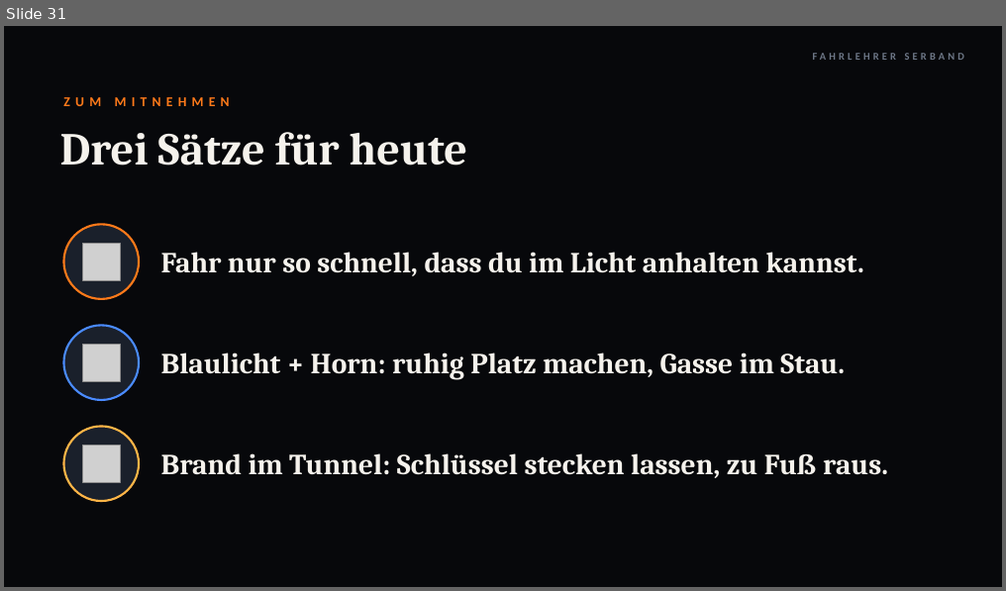
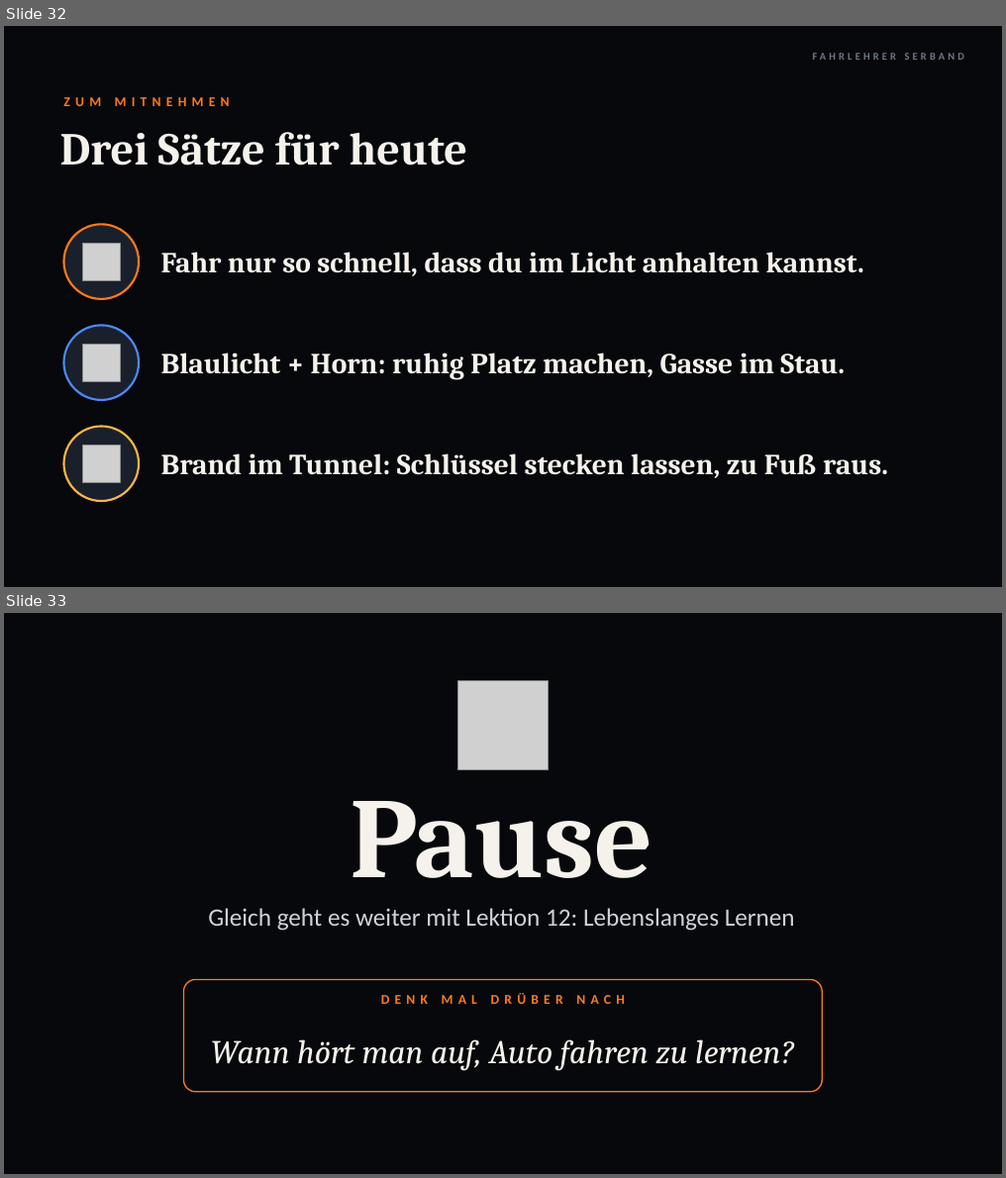
Before and after one commit to serband1995-hue/Fahrlehrer-Kompass-, a slide deck: theorie/lektion11/Lektion11_Besondere_Situationen.pptx. Shown one above the other, each under a label of ours: slide 31 before the commit, slides 32 and 33 after it. The pictures are 1006x591 and 1006x1178 pixels, drawn with LibreOffice and Linux fonts; fonts in the diff are those of the drawing; grey boxes stand for pictures; background and template pictures are left out. Boxes give left, top, right and bottom in pixels: in the first picture for what was removed or moved away, otherwise in the second. Text is boxed around its words. In the diff, an @@ line names an element or a change of style, - is before the commit and + after.

```diff
--- a/theorie/lektion11/Lektion11_Besondere_Situationen.pptx
+++ b/theorie/lektion11/Lektion11_Besondere_Situationen.pptx
@@ slide 33 added at box(4, 613, 1002, 1174), background picture (left out) @@
@@ picture added at box(458, 680, 548, 770) @@
@@ text added at box(350, 801, 653, 878), 110 pt, text #F5F2EC, bold @@
+Pause
@@ text added at box(208, 908, 795, 931), 24 pt, text #CDD3DC @@
+Gleich geht es weiter mit Lektion 12: Lebenslanges Lernen
@@ rounded rectangle added at box(183, 980, 823, 1092), fill #07080B at 70% opacity, outline #FF7A1A 1.25 pt @@
@@ text added at box(381, 993, 625, 1004), 13 pt, text #FF7A1A, bold @@
+DENK MAL DRÜBER NACH
@@ text added at box(211, 1040, 794, 1071), 32 pt, text #F5F2EC, italic @@
+Wann hört man auf, Auto fahren zu lernen?
@@ what was slide 31 is now slide 32 @@
```
Also in this commit, not shown: 22 slides changed, 1 slide removed, 2 other files.
